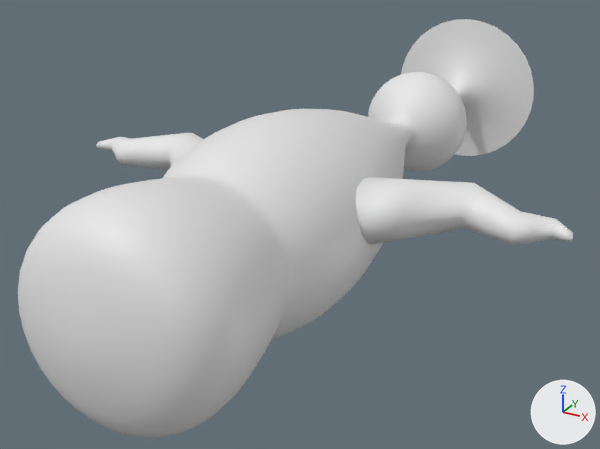
Two versions of the glTF model frontend/public/fish465.glb, one commit apart.
Rendered twice from a camera (50 mm lens) standing at (5.95, -14.85, 5.02) and looking at (-0.47, -3.17, -0.82). Every picture has the same lights, and +X, +Y and +Z are marked at lower right. The older version comes first. Vertices at exactly the same position are counted once.

Names of what the first picture shows: 'Fish'.
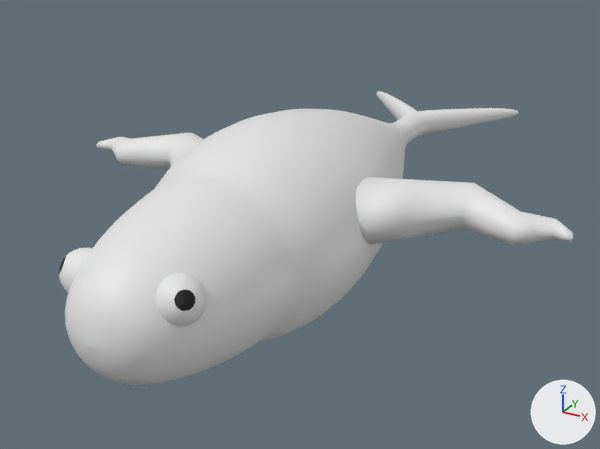
The change, as a diff of the scene's bpy script:
```diff
--- a/frontend/public/fish465.glb.py
+++ b/frontend/public/fish465.glb.py
@@ mat_material_667 @@
+mat_material_667 = principled_material('Material.667')
+mat_material_667.base_color = (0.0, 0.0, 0.0)  # black #000000
@@ mat_tailmaterial_333 @@
+mat_tailmaterial_333 = principled_material('TailMaterial.333')
+mat_tailmaterial_333.base_color = (0.8, 0.8, 0.8)  # white #e7e7e7
@@ me_headmesh4_099 @@
 # used by ob_fish; location = (0.0, 0.0, 0.0)
-me_headmesh4_099.from_pydata(...)  # 5760 vertices, 11508 faces; spans x -4.23..4.23, y -9.11..4.1, z -1.65..1.65
+me_headmesh4_099.from_pydata(...)  # 5986 vertices, 11960 faces; spans x -4.23..4.23, y -8.94..2.75, z -1.57..1.57
+# me_headmesh4_099 part 1: a new loose piece of 482 vertices spanning x 0.39..1.01, y -8.48..-7.86, z 0.09..0.71
+# me_headmesh4_099 part 2: a new loose piece of 482 vertices spanning x -1.01..-0.39, y -8.48..-7.86, z 0.09..0.71
+# me_headmesh4_099 part 3: 384 vertices moved from x -1.53..1.53, y -8.22..-6.8, z -1.53..1.53 to x -1.24..1.24, y -7.57..-6.68, z -1.24..1.24; 1120 vertices removed from x -1.51..1.51, y -9.11..-8.3, z -1.51..1.51; 1120 vertices added at x -1.08..1.08, y -8.94..-7.64, z -1.08..1.08
+# me_headmesh4_099 part 4: 328 vertices moved from x -1.04..1.04, y 0.19..1.07, z -1.04..1.04 to x -1.59..1.59, y 0.4..2.65, z -0.24..0.24; 1176 vertices removed from x -1.65..1.65, y 0.27..4.1, z -1.65..1.65; 438 vertices added at x -1.68..1.68, y 0.4..2.75, z -0.25..0.25
 me_headmesh4_099.materials.append(mat_headmaterial_559)
@@ me_headmesh4_099 @@
 me_headmesh4_099.materials.append(mat_tailmaterial_559)
+me_headmesh4_099.materials.append(mat_material_667)  # black #000000
+me_headmesh4_099.materials.append(mat_tailmaterial_333)  # white #e7e7e7
```

Pixel boxes (x1, y1, x2, y2) of what changed, in the pictures (600 x 449 px; the box of a moved part takes in the faces that stretch with it):
'Fish', reshaped (7% narrower, 30% shorter): before (18, 19, 573, 438); after (59, 91, 573, 385)
part 1 of me_headmesh4_099, added: after (156, 273, 207, 327)
part 2 of me_headmesh4_099, added: after (59, 248, 92, 292)
part 3 of me_headmesh4_099, moved or reshaped: before (18, 197, 238, 438); after (65, 213, 238, 385)
part 4 of me_headmesh4_099, moved or reshaped: before (372, 19, 534, 168); after (376, 92, 519, 135)
